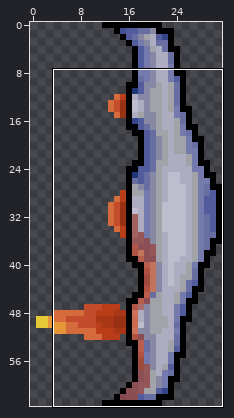
Two states of a pixel-art sprite, res/leftSpaceshipBot.png. The first picture is a wide view before the edit; the outline marks the close-up.
Close-up. First the earlier version:
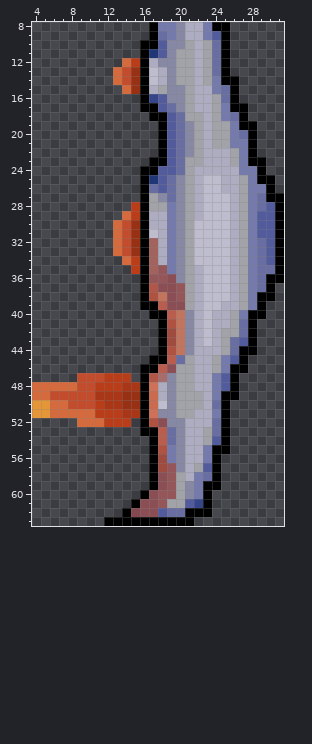
The file is 64x128 pixels, drawn in blocks of 2x2; one block is one cell here. Colours within 5 levels of each other are drawn and written as one. Shown: x 4..31, y 8..63.
The result:
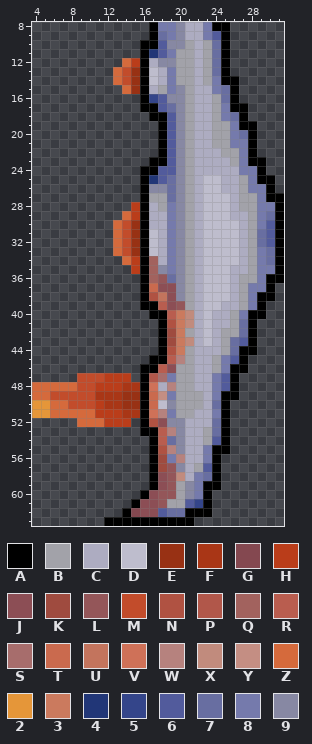
Palette (. is transparent): A #000000  B #a2a2a9  C #adacc1  D #bebdcd  E #983114  F #a93616  G #844850  H #ba3d1a  J #8c4e55  K #9f4b3f  L #945659  M #c24c2b  N #b05242  P #b1574a  Q #a2625e  R #b95d4f  S #a76d6c  T #ca6a4e  U #c3745d  V #cf7158  W #b6827e  X #c18b7d  Y #c48e83  Z #d56a3c  2 #e59639  3 #cb7a5e  4 #213677  5 #34458a  6 #525b9c  7 #686ea1  8 #757aac  9 #8788a3
From old to new:
Colour U gives way to colour 3 in rows 40 to 44 at x 20.
Colour 6 gives way to colour 7 in row 29 at x 30; in row 31 at x 29; in rows 33 to 34 at x 30.
Colour J gives way to colour 7 in row 36 at x 19.
Colour 6 gives way to colour 8 in row 28 at x 30; in rows 29 to 30 at x 29.
Colour 7 gives way to colour 8 in rows 27 to 28 at x 29; in rows 33 to 34 at x 29; in row 35 at x 29 to 30; in rows 36 to 37 at x 29.
Colour 9 gives way to colour 8 in row 11 at x 19; in rows 13 to 15 at x 19; in row 47 at x 19; in row 49 at x 19; in row 51 at x 19.
Colour 6 gives way to colour 9 in row 26 at x 18.
Colour 7 gives way to colour 9 in rows 18 to 24 at x 20; in row 26 at x 17.
Colour L gives way to colour 9 in row 35 at x 18; in rows 37 to 38 at x 20.
Colour 8 gives way to colour B in rows 27 to 36 at x 28.
Colour 9 gives way to colour B in rows 19 to 22 at x 21; in row 27 at x 18; in row 42 at x 21; in row 44 at x 21.
Colour C gives way to colour B in row 22 at x 25.
Colour B gives way to colour C in rows 18 to 23 at x 22; in row 28 at x 17; in rows 29 to 35 at x 27.
Colour D gives way to colour C in rows 30 to 34 at x 22.
Colour C gives way to colour D in rows 30 to 34 at x 26.
Colour Q gives way to colour D in rows 32 to 33 at x 17.
Colour J gives way to colour L in row 39 at x 20.
Colour L gives way to colour Q in row 36 at x 17.
Colour P gives way to colour T in row 37 at x 17.
Colour 7 gives way to colour W in row 45 at x 20; in row 53 at x 19.
Colour 8 gives way to colour W in row 55 at x 19.
Colour 9 gives way to colour W in row 48 at x 19; in row 51 at x 18; in row 56 at x 20.
Colour 9 gives way to colour X in rows 40 to 41 at x 21; in row 43 at x 21.
Colour B gives way to colour X in row 58 at x 20.
Colour C gives way to colour Y in row 49 at x 18.
Where, in picture pixels (left, top, right, bottom), the same in both close-ups:
changed: (149, 49, 275, 481)
